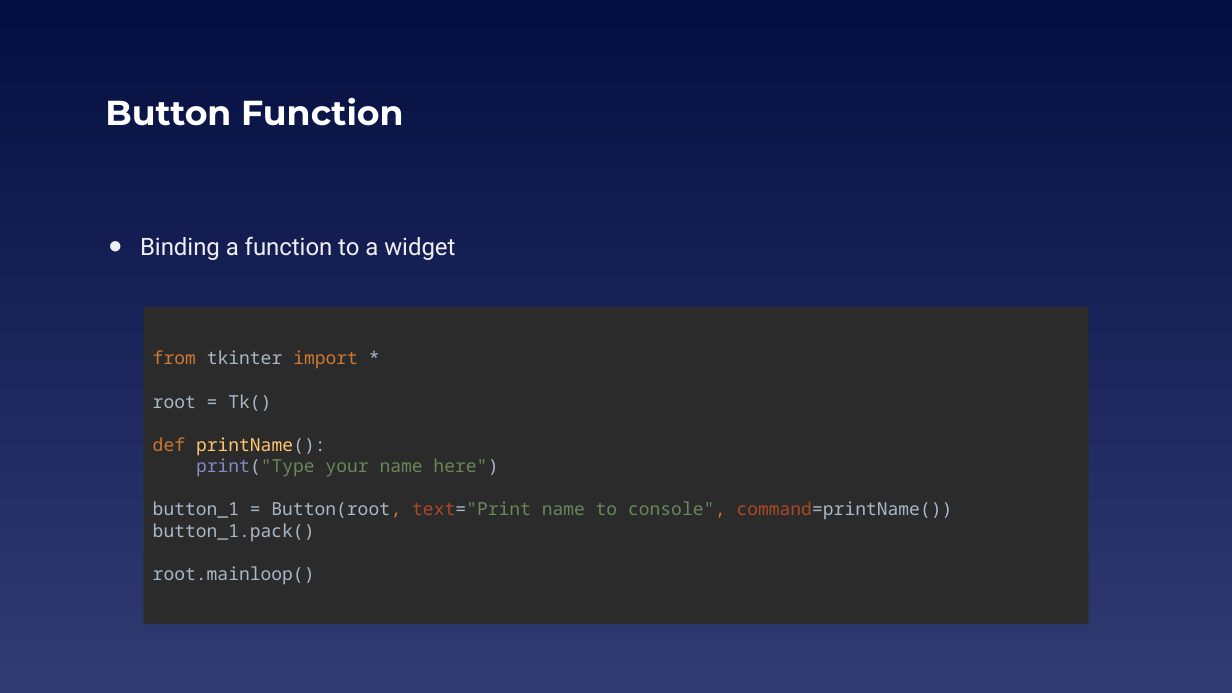
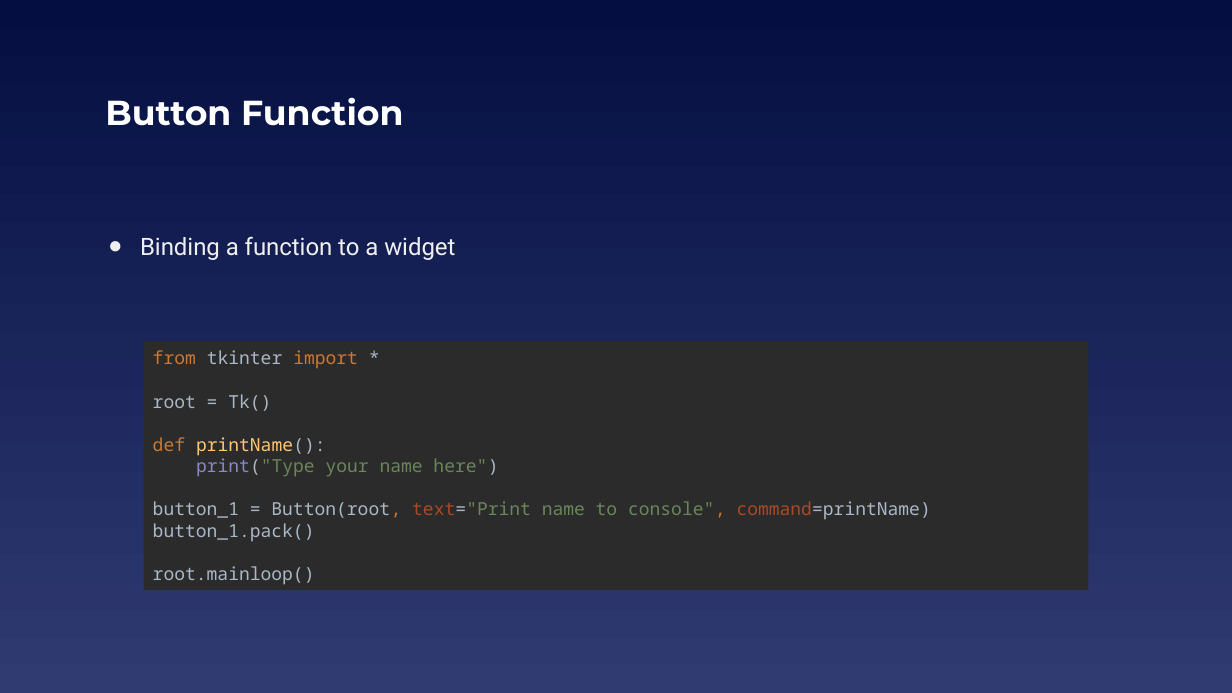
Before and after one commit to EELabMan/RPi-Touch-Display, a slide deck: slide 11 of Raspberry Pi TouchScreen Displays.pptx (slide 12 before the commit). Drawn at 1232x693 pixels with LibreOffice and Linux fonts; fonts in the diff are those of the drawing. Boxes give left, top, right and bottom in pixels: in the first picture for what was removed or moved away, otherwise in the second. Text is boxed around its words. In the diff, an @@ line names an element or a change of style, - is before the commit and + after.

```diff
--- a/Raspberry Pi TouchScreen Displays.pptx
+++ b/Raspberry Pi TouchScreen Displays.pptx
@@ rectangle "from tkinter import * root ...": place and size @@
-rectangle "from tkinter import * root ..." at (143, 307, 1089, 624)
+rectangle "from tkinter import * root ..." at (143, 341, 1089, 590)
@@ text in rectangle at (153, 350, 931, 585): text changed @@
-from tkinter import *
-root = Tk()
-def printName():
-print("Type your name here")
-button_1 = Button(root, text="Print name to console", command=printName())
-button_1.pack()
-root.mainloop()
+from tkinter import *
+root = Tk()
+def printName():
+print("Type your name here")
+button_1 = Button(root, text="Print name to console", command=printName)
+button_1.pack()
+root.mainloop()
```
Also in this commit, not shown: 1 other slide changed, 1 slide removed.
